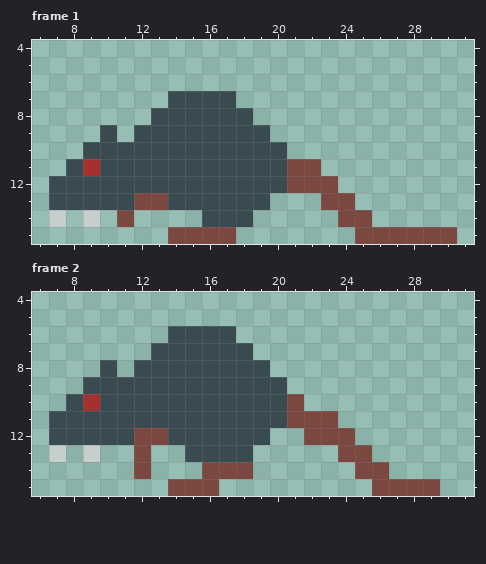
Two states of a pixel-art file, aseprite/rat_idle.aseprite. Above, as it was before the edit.
32x16 pixels, 2 frames. Shown: frame 1: x 6..31, y 4..15; frame 2: x 6..31, y 4..15.
New version:
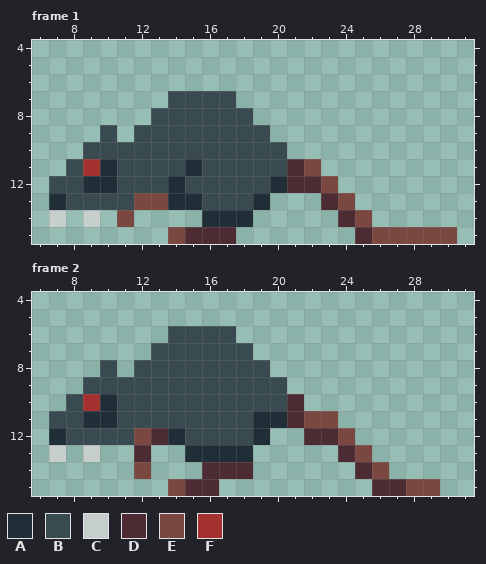
Palette (. is transparent): A #202e37  B #394a50  C #c7cfcc  D #4d2b32  E #7a4841  F #a53030
Diff:
Changed rows in their new state; - is an unchanged pixel.
Frame 1:
first column x 7:
11 ---A----A-----D----
12 --AA---A-----ADD---
13 A------AA---A---D--
14 ---------AAA-----D-
15 --------DDD-------D
Frame 2:
first column x 7:
10 ---A----------D------
11 --AA--------AAD------
12 A-----DA----A--DD----
13 -----D--AAAA-----D---
14 ---------DDD------D--
15 --------DD---------DD
